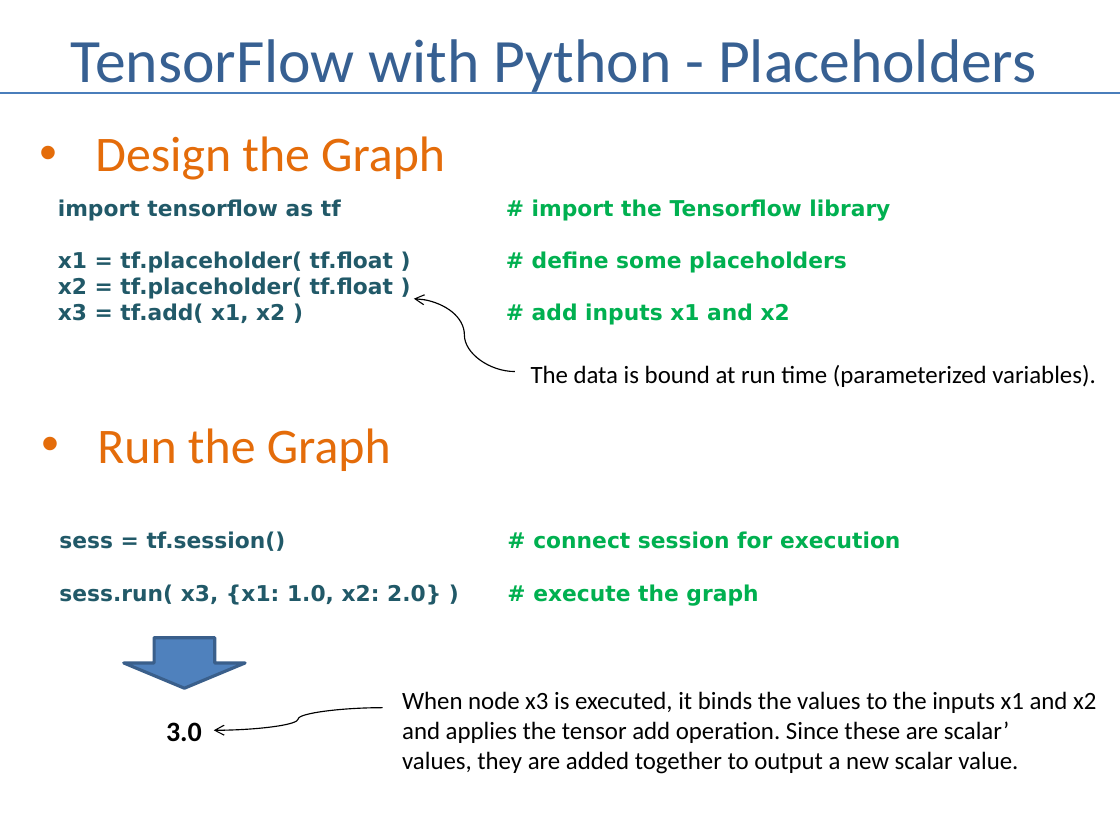
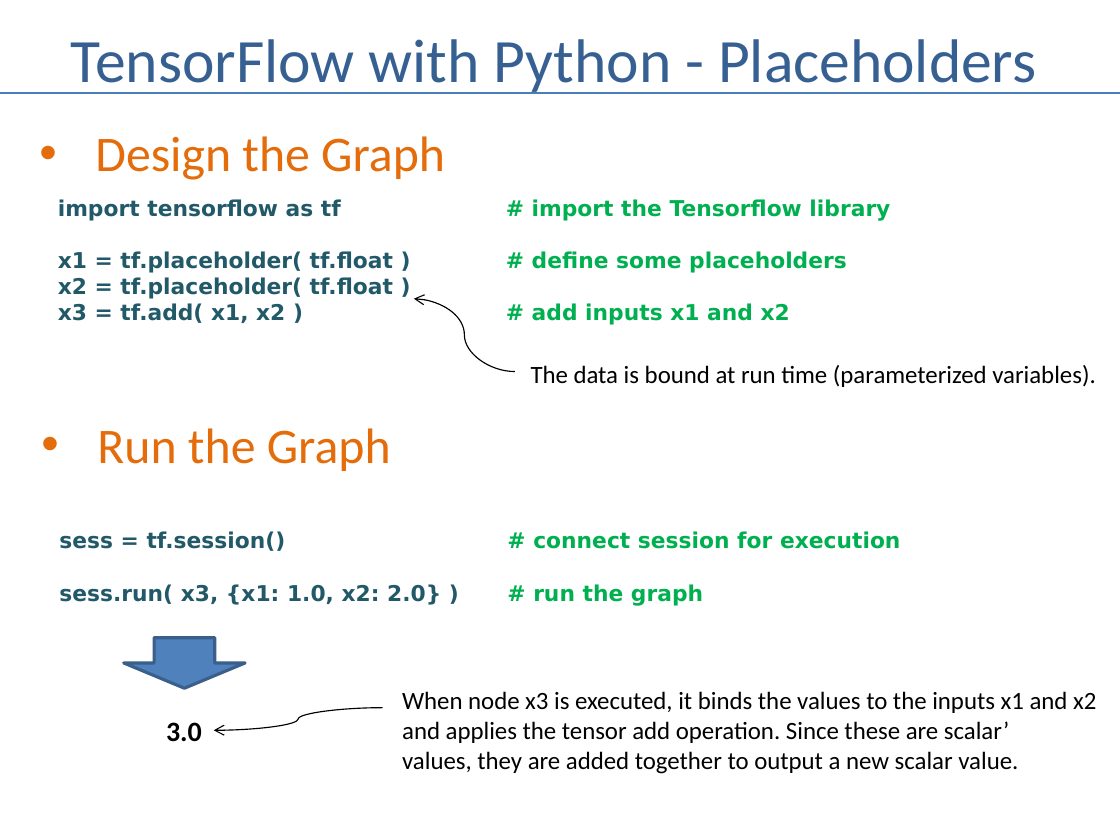
Before and after one commit to andrewferlitsch/Portland-Data-Science-Group, a slide deck: slide 11 of Presentations/ML Tensorflow Intro.pptx. Drawn at 1120x840 pixels with LibreOffice and Linux fonts; fonts in the diff are those of the drawing. Boxes give left, top, right and bottom in pixels: in the first picture for what was removed or moved away, otherwise in the second. Text is boxed around its words. In the diff, an @@ line names an element or a change of style, - is before the commit and + after.

Commit message:
fix typos

```diff
--- a/Presentations/ML Tensorflow Intro.pptx
+++ b/Presentations/ML Tensorflow Intro.pptx
@@ text at (59, 584, 703, 606): text changed @@
-sess.run( x3, {x1: 1.0, x2: 2.0} ) # execute the graph
+sess.run( x3, {x1: 1.0, x2: 2.0} ) # run the graph
```
Also in this commit, not shown: 7 other slides changed.
